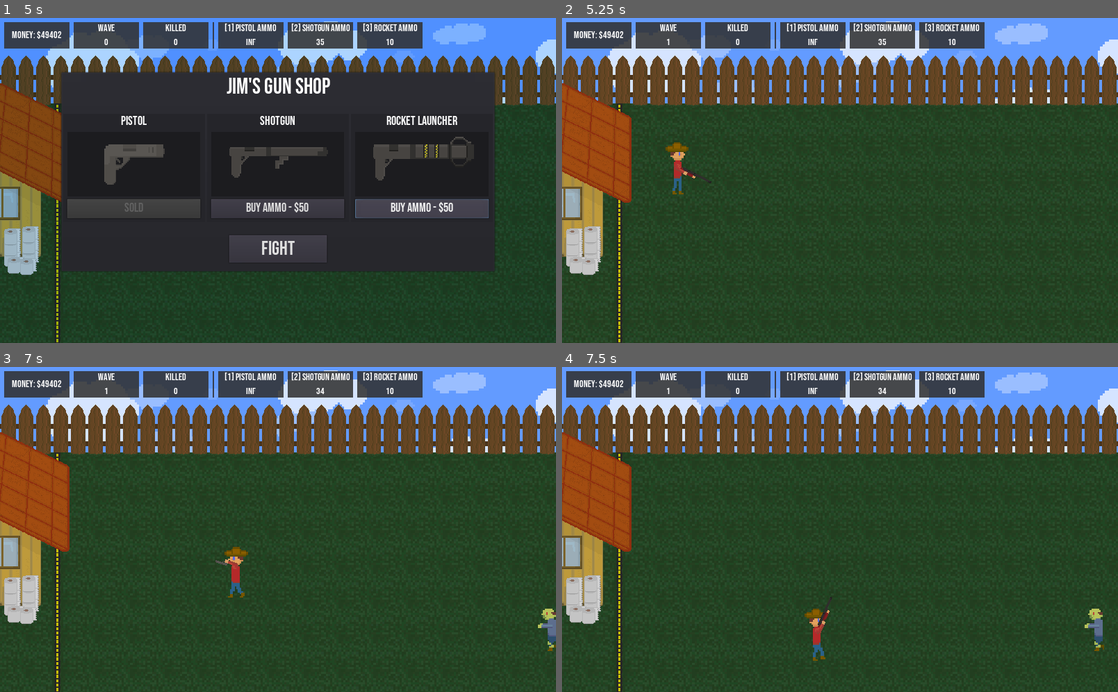
Above: before the commit, frames 1-4 (two rows, left to right).
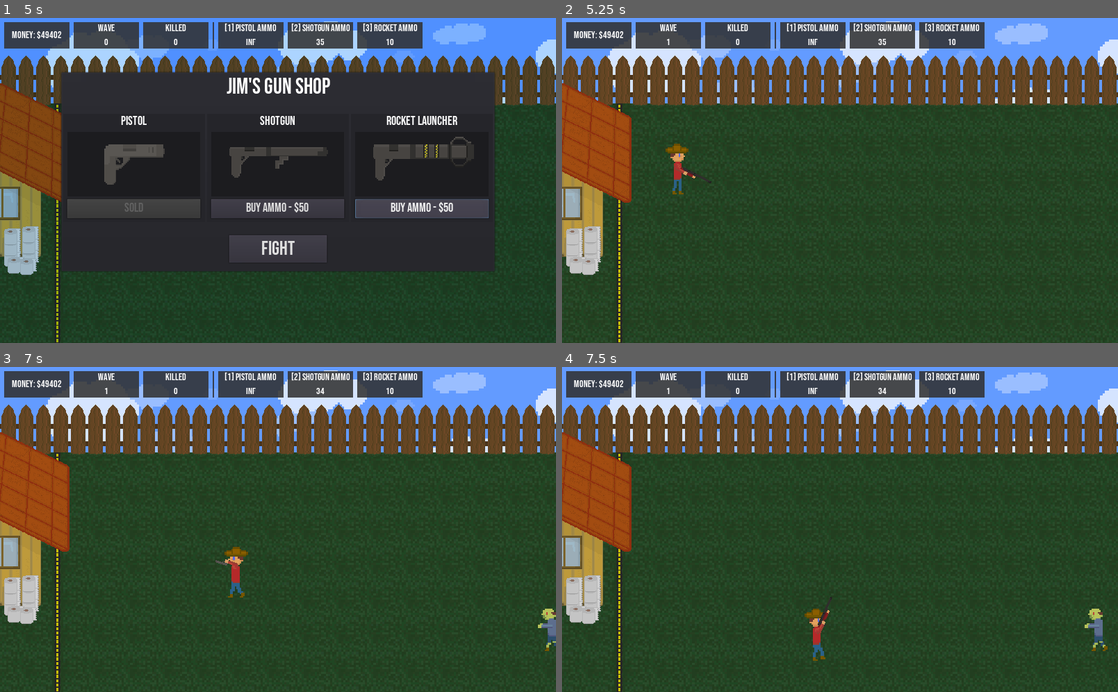
Above: after the commit, the same moments.

Repository: mchonan1996/ldjam-46-ZombieDefender
Game: Godot game, scene res://levels/MainMenu.tscn
Two runs of this game, one before a commit and one after it. Both use one fixed random seed, a clock stepped at 60 frames per second and the inputs below.
Inputs (mouse positions are in pixels of both pictures, inside the frame that each line leads up to):
- Up to frame 1 (5 s): click "Start the Carnage" at 0.5 s; click "Buy - $49" at 1.25 s; click "Buy - $399" at 2 s; click "Buy Ammo - $50" at 2.75 s; click "Buy - $1099" at 3.5 s; click "Buy Ammo - $50" at 4.25 s
- Up to frame 2 (5.25 s): click "Fight" at 5 s
- Up to frame 3 (7 s): tap Enter at 5.75 s; move the mouse to (400, 513) at 5.77 s; press the mouse at (400, 513) at 5.78 s; hold D (move_right) 5.78-6.53 s; move the mouse to (166, 545) at 6.52 s; release the mouse at (166, 545) at 6.53 s; hold S (move_down) from 6.53 s (still down); tap 1 (switch_weap1) at 6.6 s
- Up to frame 4 (7.5 s): move the mouse to (895, 458) at 7.27 s; release S (move_down) at 7.28 s; hold D (move_right) from 7.28 s (still down); tap 2 (switch_weap2) at 7.35 s

Frame 1 is identical in both runs. In frame 2, 0.1% of the frame differs, in the area x 18-23%, y 38-50%; in frame 3, less than 0.1%; in frame 4, less than 0.1%.

Commit message:
Win and lsoe game done

Diff:
--- /dev/null
+++ b/levels/GameOver.tscn
@@ -0,0 +1,90 @@
+[gd_scene load_steps=7 format=2]
+
+[ext_resource path="res://fonts/Blood Thirst.tres" type="DynamicFont" id=1]
+[ext_resource path="res://fonts/BebasNeue-Regular.ttf" type="DynamicFontData" id=2]
+[ext_resource path="res://fonts/BebasNeue-Regular.tres" type="DynamicFont" id=3]
+[ext_resource path="res://scripts/MainMenu.gd" type="Script" id=4]
+[ext_resource path="res://music/lobby.ogg" type="AudioStream" id=5]
+
+[sub_resource type="DynamicFont" id=1]
+size = 24
+font_data = ExtResource( 2 )
+
+[node name="GameOver" type="Control"]
+anchor_right = 1.0
+anchor_bottom = 1.0
+script = ExtResource( 4 )
+__meta__ = {
+"_edit_use_anchors_": false
+}
+
+[node name="ColorRect" type="ColorRect" parent="."]
+anchor_right = 1.0
+anchor_bottom = 1.0
+color = Color( 0, 0, 0, 1 )
+__meta__ = {
+"_edit_use_anchors_": false
+}
+
+[node name="VBoxContainer" type="VBoxContainer" parent="."]
+anchor_right = 1.0
+anchor_bottom = 1.0
+custom_constants/separation = 150
+alignment = 1
+__meta__ = {
+"_edit_use_anchors_": false
+}
+
+[node name="Header" type="Label" parent="VBoxContainer"]
+margin_top = 135.0
+margin_right = 1024.0
+margin_bottom = 213.0
+custom_fonts/font = ExtResource( 1 )
+custom_colors/font_color = Color( 0.858824, 0.215686, 0.215686, 1 )
+text = "You lost the fight"
+align = 1
+
+[node name="HBoxContainer" type="HBoxContainer" parent="VBoxContainer"]
+margin_top = 363.0
+margin_right = 1024.0
+margin_bottom = 465.0
+rect_min_size = Vector2( 0, 102 )
+size_flags_horizontal = 3
+custom_constants/separation = 16
+alignment = 1
+
+[node name="PlayButton" type="Button" parent="VBoxContainer/HBoxContainer"]
+margin_left = 179.0
+margin_right = 504.0
+margin_bottom = 102.0
+rect_min_size = Vector2( 325, 0 )
+custom_fonts/font = ExtResource( 3 )
+text = "Try Again"
+
+[node name="QuitButton" type="Button" parent="VBoxContainer/HBoxContainer"]
+margin_left = 520.0
+margin_right = 845.0
+margin_bottom = 102.0
+rect_min_size = Vector2( 325, 0 )
+custom_fonts/font = ExtResource( 3 )
+text = "Quit"
+
+[node name="Label" type="Label" parent="."]
+anchor_top = 1.0
+anchor_right = 1.0
+anchor_bottom = 1.0
+margin_top = -30.0
+custom_fonts/font = SubResource( 1 )
+text = "Ludum Dare 46 - Ch4oticAU / Michael Honan 2020"
+align = 1
+valign = 1
+__meta__ = {
+"_edit_use_anchors_": false
+}
+
+[node name="BGM" type="AudioStreamPlayer" parent="."]
+stream = ExtResource( 5 )
+volume_db = -2.0
+autoplay = true
+[connection signal="pressed" from="VBoxContainer/HBoxContainer/PlayButton" to="." method="_on_PlayButton_pressed"]
+[connection signal="pressed" from="VBoxContainer/HBoxContainer/QuitButton" to="." method="_on_QuitButton_pressed"]
--- /dev/null
+++ b/levels/WinGame.tscn
@@ -0,0 +1,91 @@
+[gd_scene load_steps=7 format=2]
+
+[ext_resource path="res://fonts/Blood Thirst.tres" type="DynamicFont" id=1]
+[ext_resource path="res://fonts/BebasNeue-Regular.ttf" type="DynamicFontData" id=2]
+[ext_resource path="res://fonts/BebasNeue-Regular.tres" type="DynamicFont" id=3]
+[ext_resource path="res://scripts/MainMenu.gd" type="Script" id=4]
+[ext_resource path="res://music/lobby.ogg" type="AudioStream" id=5]
+
+[sub_resource type="DynamicFont" id=1]
+size = 24
+font_data = ExtResource( 2 )
+
+[node name="WinGame" type="Control"]
+anchor_right = 1.0
+anchor_bottom = 1.0
+script = ExtResource( 4 )
+__meta__ = {
+"_edit_use_anchors_": false
+}
+
+[node name="ColorRect" type="ColorRect" parent="."]
+anchor_right = 1.0
+anchor_bottom = 1.0
+color = Color( 0, 0, 0, 1 )
+__meta__ = {
+"_edit_use_anchors_": false
+}
+
+[node name="VBoxContainer" type="VBoxContainer" parent="."]
+anchor_right = 1.0
+anchor_bottom = 1.0
+custom_constants/separation = 150
+alignment = 1
+__meta__ = {
+"_edit_use_anchors_": false
+}
+
+[node name="Header" type="Label" parent="VBoxContainer"]
+margin_top = 94.0
+margin_right = 1024.0
+margin_bottom = 253.0
+custom_fonts/font = ExtResource( 1 )
+custom_colors/font_color = Color( 0.521569, 0.858824, 0.215686, 1 )
+text = "You Surived
+with toilet paper"
+align = 1
+
+[node name="HBoxContainer" type="HBoxContainer" parent="VBoxContainer"]
+margin_top = 403.0
+margin_right = 1024.0
+margin_bottom = 505.0
+rect_min_size = Vector2( 0, 102 )
+size_flags_horizontal = 3
+custom_constants/separation = 16
+alignment = 1
+
+[node name="BackToMenu" type="Button" parent="VBoxContainer/HBoxContainer"]
+margin_left = 179.0
+margin_right = 504.0
+margin_bottom = 102.0
+rect_min_size = Vector2( 325, 0 )
+custom_fonts/font = ExtResource( 3 )
+text = "Back to menu"
+
+[node name="QuitButton" type="Button" parent="VBoxContainer/HBoxContainer"]
+margin_left = 520.0
+margin_right = 845.0
+margin_bottom = 102.0
+rect_min_size = Vector2( 325, 0 )
+custom_fonts/font = ExtResource( 3 )
+text = "Quit"
+
+[node name="Label" type="Label" parent="."]
+anchor_top = 1.0
+anchor_right = 1.0
+anchor_bottom = 1.0
+margin_top = -30.0
+custom_fonts/font = SubResource( 1 )
+text = "Ludum Dare 46 - Ch4oticAU / Michael Honan 2020"
+align = 1
+valign = 1
+__meta__ = {
+"_edit_use_anchors_": false
+}
+
+[node name="BGM" type="AudioStreamPlayer" parent="."]
+stream = ExtResource( 5 )
+volume_db = -2.0
+autoplay = true
+[connection signal="pressed" from="VBoxContainer/HBoxContainer/BackToMenu" to="." method="_on_BackToMenu_pressed"]
+[connection signal="pressed" from="VBoxContainer/HBoxContainer/QuitButton" to="." method="_on_QuitButton_pressed"]
--- a/prefabs/Player.tscn
+++ b/prefabs/Player.tscn
@@ -57,7 +57,6 @@
 scale = Vector2( 3, 3 )
 frames = SubResource( 7 )
 animation = "idle"
-frame = 1
 playing = true
 
 [node name="CollisionShape2D" type="CollisionShape2D" parent="."]
--- a/prefabs/ZombieBase.tscn
+++ b/prefabs/ZombieBase.tscn
@@ -83,7 +83,7 @@
 scale = Vector2( 3, 3 )
 frames = SubResource( 10 )
 animation = "walk"
-frame = 3
+frame = 2
 playing = true
 
 [node name="DeadDisappear" type="AnimationPlayer" parent="AnimatedSprite"]
--- a/scripts/GameController.gd
+++ b/scripts/GameController.gd
@@ -102,12 +102,24 @@
 
 
 func go_to_game_over():
-	print("Game Over!")
-	pass
+	$BGM.stop()
+	yield(get_tree(), "idle_frame")
+	Global.reset()
+	get_tree().change_scene("res://levels/GameOver.tscn")
+
+
+func go_to_win_screen():
+	$BGM.stop()
+	yield(get_tree(), "idle_frame")
+	Global.reset()
+	get_tree().change_scene("res://levels/WinGame.tscn")
 
 
 func _on_ZombieSpawn_wave_finished():
-	go_to_shop()
+	if Global.has_rocket:
+		go_to_win_screen()
+	else:
+		go_to_shop()
 
 
 func _on_GameOverZone_body_entered(body):
--- a/scripts/Global.gd
+++ b/scripts/Global.gd
@@ -14,3 +14,16 @@
 var pistol_ammo: int = -1 # not used
 var shotgun_ammo: int = 20
 var rocket_ammo: int = 5
+
+func reset():
+	has_pistol = false
+	has_shotgun = false
+	has_rocket = false
+
+	in_shop = false
+	pistol_ammo = -1
+	shotgun_ammo = 20
+	rocket_ammo = 5
+	current_wave = 0
+	current_wave_zombie_cnt = 0
+	current_wave_zombie_killed = 0
--- a/scripts/MainMenu.gd
+++ b/scripts/MainMenu.gd
@@ -9,3 +9,7 @@
 
 func _on_QuitButton_pressed() -> void:
 	get_tree().quit(0)
+
+
+func _on_BackToMenu_pressed():
+	get_tree().change_scene("res://levels/MainMenu.tscn")
Not shown, changed: todo.txt
